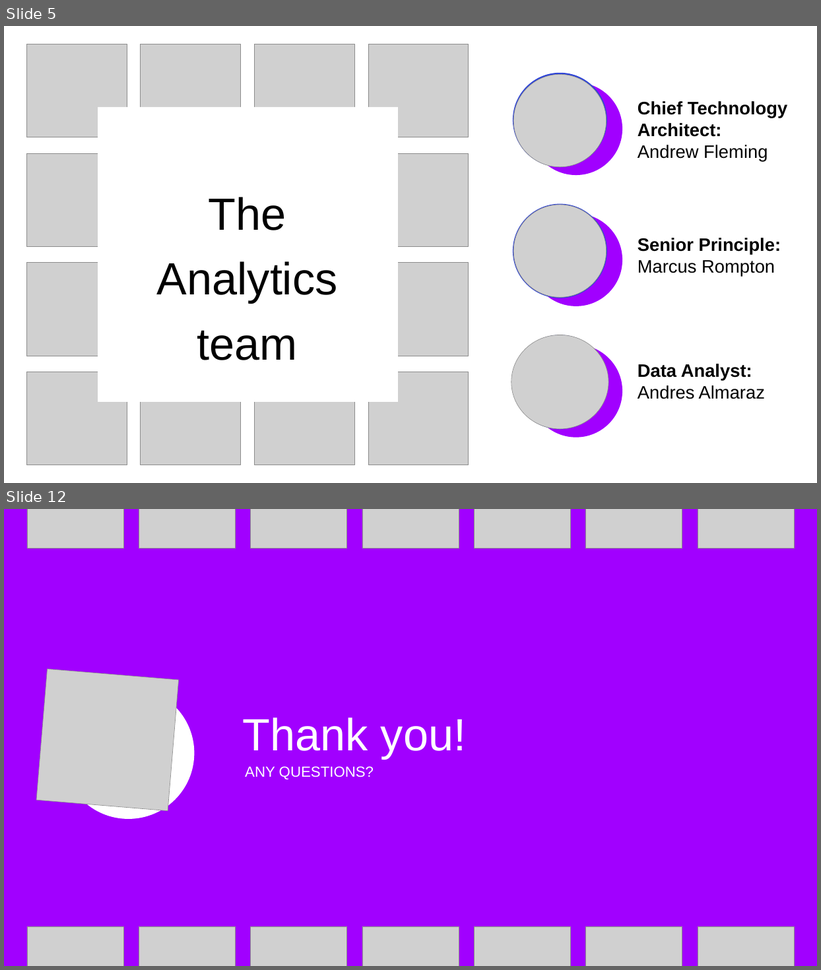
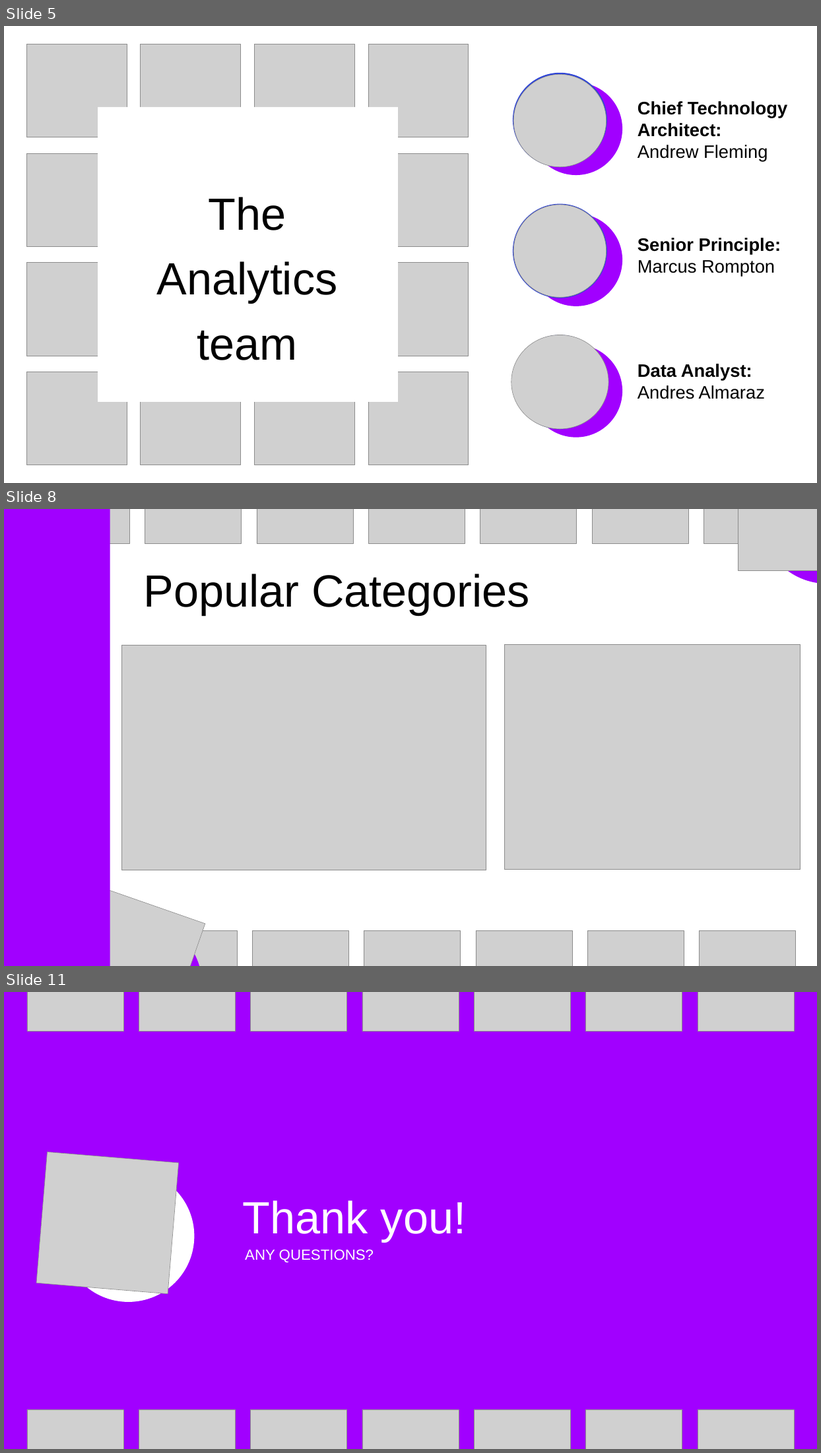
Before and after one commit to Cabone01/Data_Analytics_n_Visualizations, a slide deck: Social Buzz Analysis.pptx. Shown one above the other, each under a label of ours: slides 5 and 12 before the commit, slides 5, 8 and 11 after it; the slides between them are not shown. The pictures are 821x970 and 821x1453 pixels, drawn with LibreOffice and Linux fonts; fonts in the diff are those of the drawing; grey boxes stand for pictures. Boxes give left, top, right and bottom in pixels: in the first picture for what was removed or moved away, otherwise in the second. Text is boxed around its words. In the diff, an @@ line names an element or a change of style, - is before the commit and + after.

```diff
--- a/Social Buzz Analysis.pptx
+++ b/Social Buzz Analysis.pptx
@@ slide 8 added at (4, 509, 817, 966), background #FFFFFF @@
@@ rectangle added at (4, 509, 110, 966), fill #A100FF @@
@@ group added at (33, 509, 800, 543): 7 pictures @@
@@ picture added at (738, 509, 817, 571) @@
@@ freeform shape added at (760, 509, 817, 584), fill #A100FF @@
@@ text added at (144, 574, 530, 615), 80 pt, text #000000 @@
+Popular Categories
@@ picture added at (122, 645, 486, 871) @@
@@ picture added at (505, 644, 801, 869) @@
@@ picture added at (32, 879, 205, 966) @@
@@ freeform shape added at (48, 899, 221, 966), fill #A100FF @@
@@ group added at (29, 931, 795, 966): 7 pictures @@
@@ what was slide 12 is now slide 11 @@
```
Also in this commit, not shown: 4 slides changed, 2 other slides added, 4 slides removed, 1 other file.
